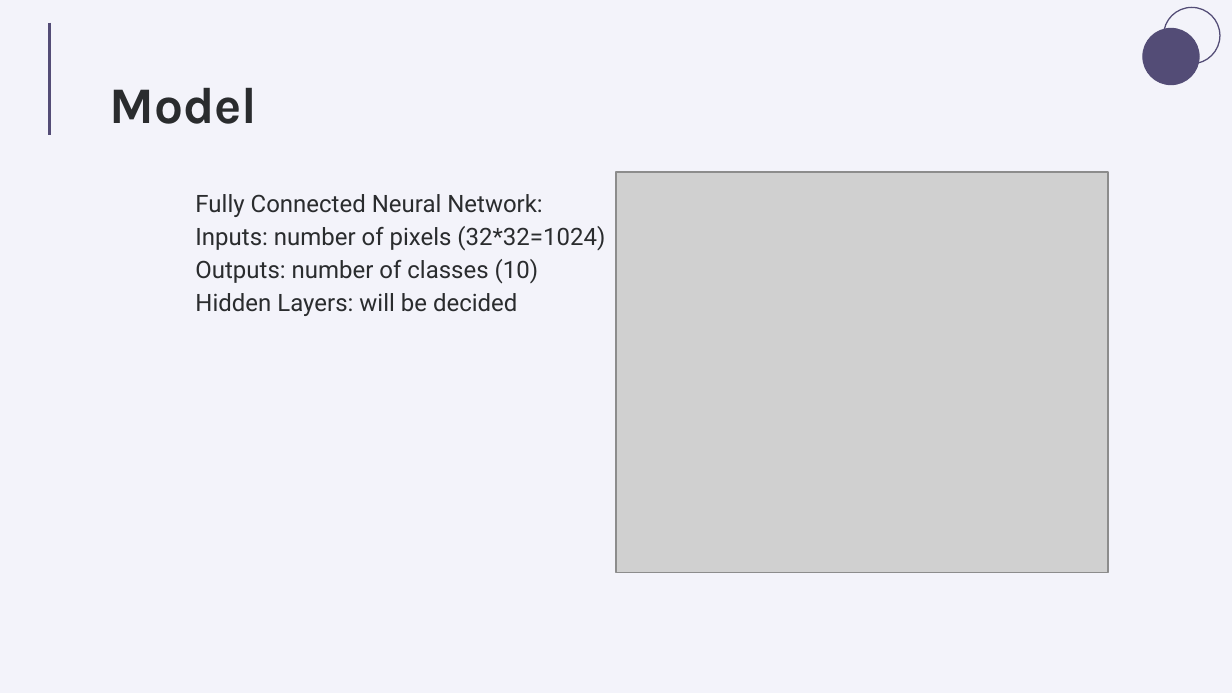
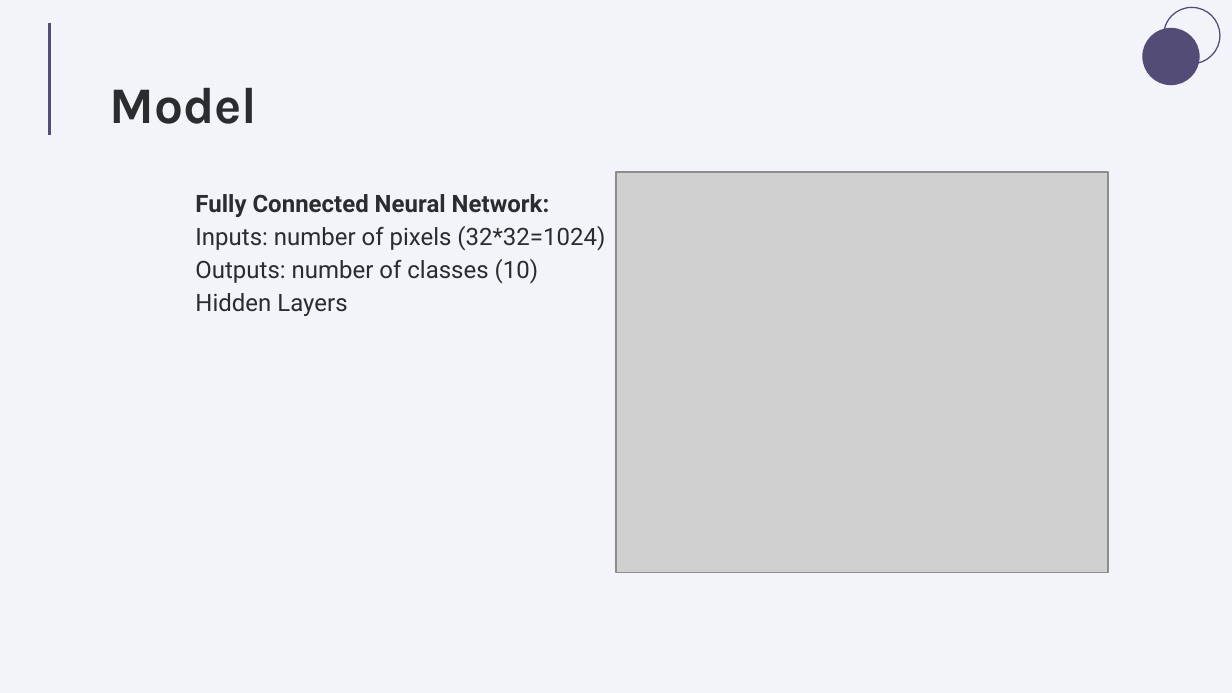
Before and after one commit to tanya-jp/ANN-CAS741, a slide deck: slide 6 of docs/Presentations/SRS/ANN.pptx. Drawn at 1232x693 pixels with LibreOffice and Linux fonts; fonts in the diff are those of the drawing; grey boxes stand for pictures. Boxes give left, top, right and bottom in pixels: in the first picture for what was removed or moved away, otherwise in the second. Text is boxed around its words. In the diff, an @@ line names an element or a change of style, - is before the commit and + after.

```diff
--- a/docs/Presentations/SRS/ANN.pptx
+++ b/docs/Presentations/SRS/ANN.pptx
@@ subtitle at (195, 194, 550, 217): bold on in "Fully Connected Neural Network:" @@
@@ subtitle at (195, 293, 347, 316): text changed @@
-Hidden Layers: will be decided
+Hidden Layers
```
Also in this commit, not shown: 2 other slides changed.
